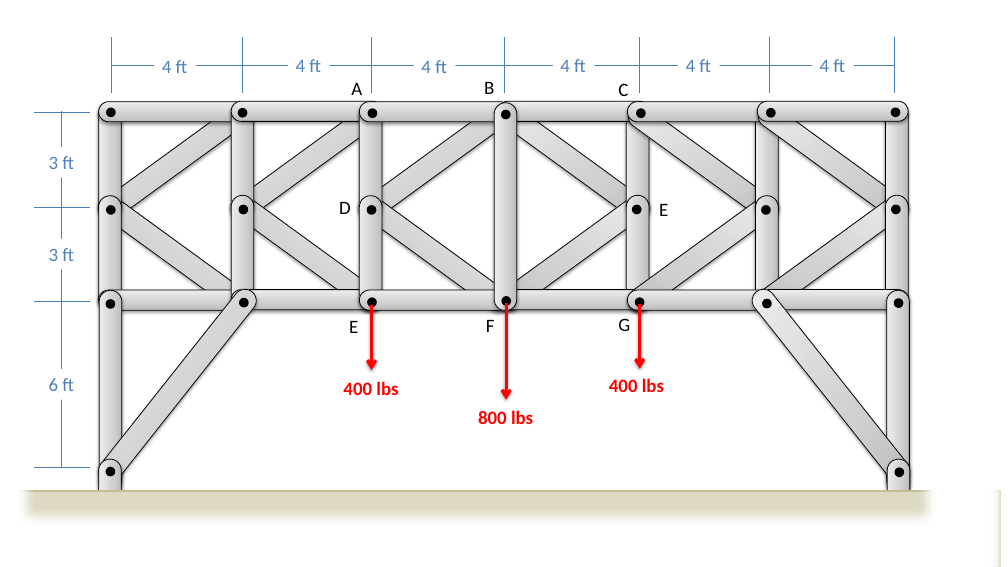
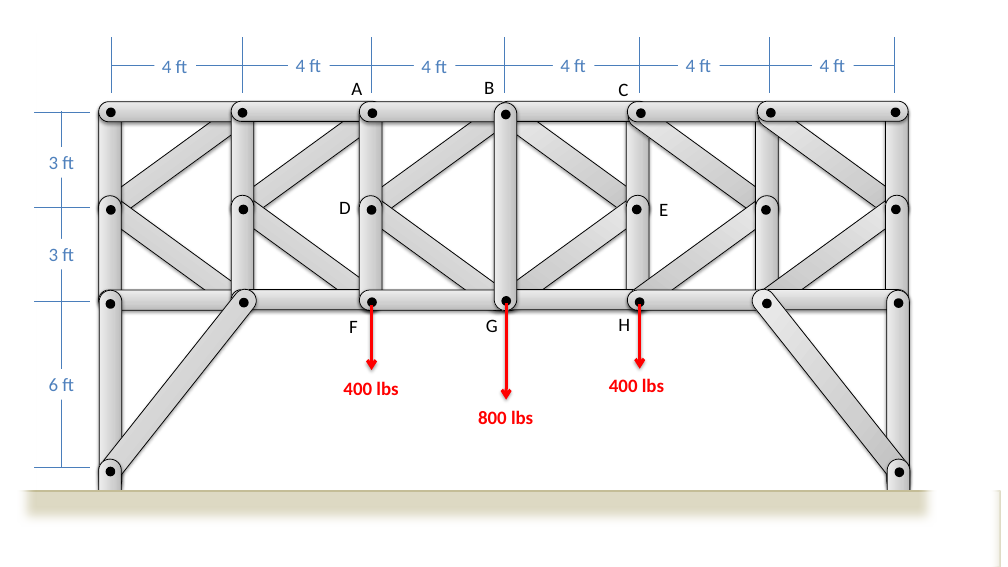
Before and after one commit to JacobMoore/mechanics_textbook, a slide deck: slide 50 of Homework Problems/Homework_Diagrams.pptx. Drawn at 1008x567 pixels with LibreOffice and Linux fonts; fonts in the diff are those of the drawing. Boxes give left, top, right and bottom in pixels: in the first picture for what was removed or moved away, otherwise in the second. Text is boxed around its words. In the diff, an @@ line names an element or a change of style, - is before the commit and + after.

```diff
--- a/Homework Problems/Homework_Diagrams.pptx
+++ b/Homework Problems/Homework_Diagrams.pptx
@@ text "F": place and size @@
-text "F" at (486,320,495,332)
+text "F" at (349,321,358,333)
@@ text removed at (349,321,358,333) @@
-E
@@ text "G": place and size @@
-text "G" at (618,318,630,331)
+text "G" at (486,319,498,332)
@@ text added at (618,319,630,331), 18 pt, text #000000 @@
+H
```
Also in this commit, not shown: 1 slide added, 2 other files.
